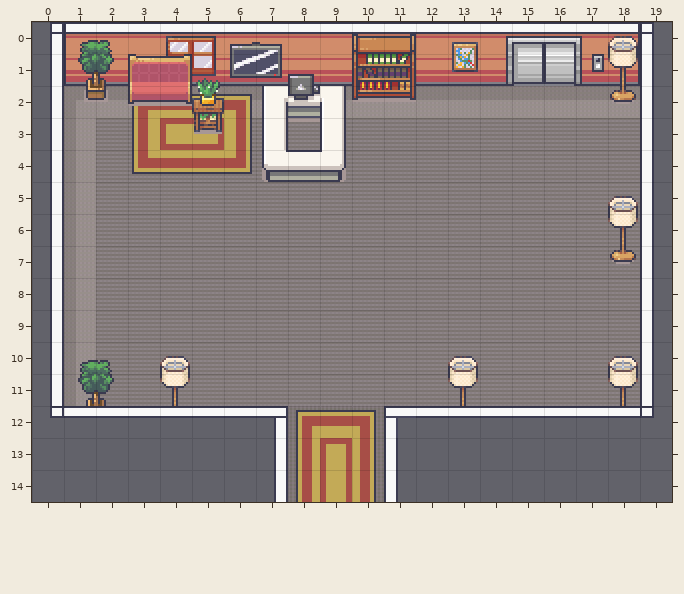
Tiled map (JSON) -- public/assets/map/office.json. Above, as it was before the edit.
Cells are 16x16 px. Shown: x 0..19, y 0..14.
Once edited:
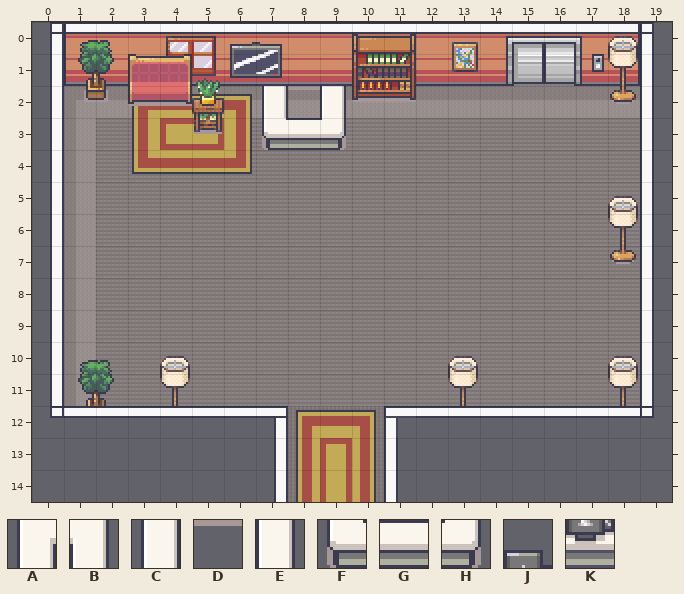
Key: from "interiors": A 96, B 98, C 112, D 113, E 114, F 128, G 129, H 130, J 131, K 147.
_ is an empty cell, # one hidden under a higher layer.
Tiles of an added or newly shown layer are drawn over the layers below it.
Edits made:
{"where": "layer \"Walls\""}
{"y":2,"x":7,"old":"A#B","new":"CDE"}
{"y":3,"x":7,"old":"CDE","new":"___"}
{"y":4,"x":7,"old":"FGH","new":"___"}
{"where": "layer \"Furniture\""}
{"y":1,"x":8,"old":"J","new":"_"}
{"y":2,"x":8,"old":"K","new":"_"}
{"where": "layer \"Decorations\" (added)"}
{"y":3,"x":7,"old":"___","new":"FGH"}
{"label":"changed","picture_box":[262,74,346,182]}
